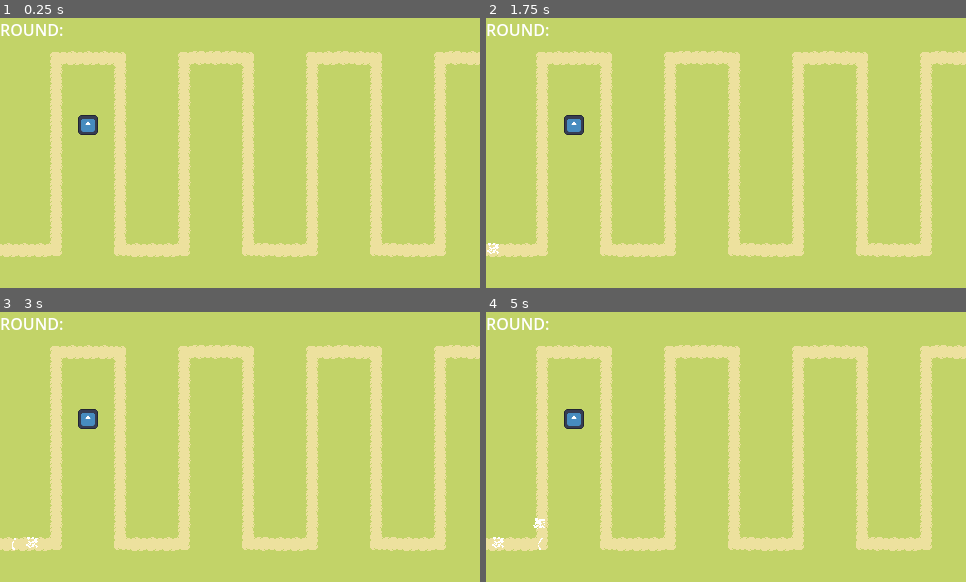
Above: before the commit, frames 1-4 (two rows, left to right).
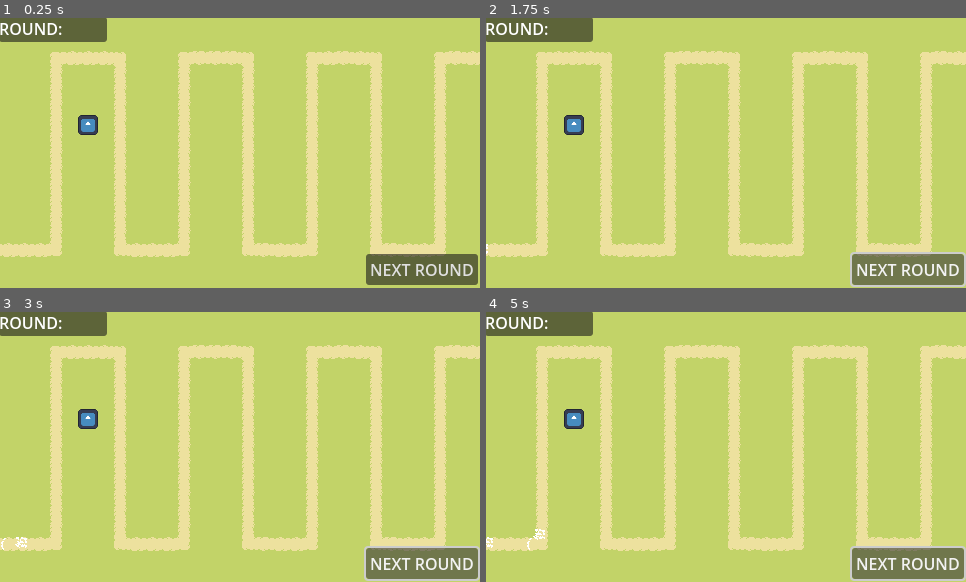
Above: after the commit, the same moments.

Repository: MindVisceral/BoneTD
Game: Godot game, scene res://Levels/Level1/Level1.tscn
The game is run twice, just before and just after one commit, with the same random seed, the same clock (stepped at 60 frames per second) and the same inputs. The engine's default icon, where the game draws it, is replaced by a stand-in: a white triangle on a blue panel in a dark square.
Inputs (mouse positions are in pixels of both pictures, inside the frame that each line leads up to):
- Up to frame 1 (0.25 s): no input
- Up to frame 2 (1.75 s): click (908, 269) at 0.5 s, where only the run after the commit has a clickable "NEXT ROUND"; click (908, 269) at 1.25 s, where only the run after the commit has a clickable "NEXT ROUND"
- Up to frame 3 (3 s): click (422, 563) at 2 s, where only the run after the commit has a clickable "NEXT ROUND"
- Up to frame 4 (5 s): tap Enter at 4.25 s

The runs differ from the first frame. In frame 1, 4.6% of the frame differs, in the area x 0-100%, y 0-99%; in frame 2, 5.1%; in frame 3, 5.2%; in frame 4, 5.3%, in the area x 0-100%, y 0-100%.

Commit message:
Round sys. basically done. Player controls rounds

Diff:
--- a/Entities/Towers/BaseTower.gd
+++ b/Entities/Towers/BaseTower.gd
@@ -130,7 +130,7 @@
 func new_enemy_in_range(Enemy: BaseEnemy) -> void:
 	EnemiesInRangeArray.append(Enemy)
 
-	print("ENTERED")
+	#print("ENTERED")
 
 	## A new Enemy has entered the Tower's range. Check if it should become the new current_target
 	change_current_target()
@@ -139,7 +139,7 @@
 func new_enemy_out_of_range(Enemy: BaseEnemy) -> void:
 	EnemiesInRangeArray.erase(Enemy)
 
-	print("EXITED")
+	#print("EXITED")
 
 	## This Enemy which just went out of range may have been the current_target.
 	change_current_target()
--- a/Levels/Level1/Level1.tscn
+++ b/Levels/Level1/Level1.tscn
@@ -429,11 +429,11 @@
 layer_0/name = "bottom layer"
 layer_0/tile_data = PackedInt32Array(0, 65536, 1, 65536, 65536, 1, 131072, 65536, 1, 196608, 65536, 1, 262144, 65536, 1 …(8967 unchanged characters)…
 layer_1/name = "walk layer"
-layer_1/z_index = 1
 layer_1/tile_data = PackedInt32Array(917504, 65536, 0, 917505, 65536, 0, 917506, 65536, 0, 917507, 131072, 2, 851971, 1 …(1902 unchanged characters)…
 
-[node name="RoundHandler" parent="." node_paths=PackedStringArray("path_reference") instance=ExtResource("2_7b7bi")]
+[node name="RoundHandler" parent="." node_paths=PackedStringArray("path_reference", "nextRound_button") instance=ExtResource("2_7b7bi")]
 path_reference = NodePath("../MovementPath")
+nextRound_button = NodePath("../TemporaryGUI/Button")
 number_of_rounds = 3
 
 [node name="BaseRound" parent="RoundHandler" instance=ExtResource("3_gmuuh")]
@@ -451,17 +451,49 @@
 offset = Vector2(240, 135)
 
 [node name="TemporaryGUI" type="Control" parent="."]
+custom_minimum_size = Vector2(470, 270)
 layout_mode = 3
 anchors_preset = 15
 anchor_right = 1.0
 anchor_bottom = 1.0
+offset_right = 470.0
+offset_bottom = 270.0
 grow_horizontal = 2
 grow_vertical = 2
 size_flags_horizontal = 4
 size_flags_vertical = 4
 
-[node name="Label" type="Label" parent="TemporaryGUI"]
+[node name="Panel" type="Panel" parent="TemporaryGUI"]
 layout_mode = 1
-offset_right = 40.0
+anchors_preset = 8
+anchor_left = 0.5
+anchor_top = 0.5
+anchor_right = 0.5
+anchor_bottom = 0.5
+offset_left = -236.0
+offset_top = -136.0
+offset_right = -128.0
+offset_bottom = -111.0
+grow_horizontal = 2
+grow_vertical = 2
+
+[node name="Label" type="Label" parent="TemporaryGUI/Panel"]
+layout_mode = 1
+offset_right = 68.0
 offset_bottom = 23.0
 text = "ROUND: "
+
+[node name="Button" type="Button" parent="TemporaryGUI"]
+layout_mode = 1
+anchors_preset = 15
+anchor_right = 1.0
+anchor_bottom = 1.0
+offset_left = 366.0
+offset_top = 236.0
+offset_right = 8.0
+offset_bottom = -3.0
+grow_horizontal = 2
+grow_vertical = 2
+action_mode = 0
+text = "NEXT ROUND
+"
--- a/Levels/RoundHandler.gd
+++ b/Levels/RoundHandler.gd
@@ -9,6 +9,10 @@
 
 ## Different Rounds that appear in this level
 @export var round_scenes: Array[PackedScene]
+
+## Button the Player presses to start the next round
+@export var nextRound_button: Button
+
 
 @export_group("Rounds")
 
@@ -37,6 +41,11 @@
 
 ## We use this instead of _ready() to avoid bugs.
 func initialize() -> void:
+
+	## Before anything happens, wait for the Player to start the next round
+	await nextRound_button.pressed
+
+	## Round started!
 	## Loop through all the Waves this round. We will make them happen in order,
 	## as dictated by the waves_in_order Array.
 	for round in rounds_in_order:
@@ -48,14 +57,15 @@
 		## (we get that specific Wave PackedScene), and we instantiate it.
 		var new_round = round_scenes[round].instantiate()
 		new_round.path_reference = path_reference
+		## Tell this Round who made it
+		new_round.round_handler = self
 		self.add_child(new_round)
 
 		new_round.initialize()
 
-		## Now we wait for Player Input to start the next Round.
-		await false
-		print("NEXT ROUND")
-
-##
-func round_is_over(round: BaseRound) -> void:
-	print("ROUND X IS OVER")
+		## We wait for this Round to be over before we start the next one.
+		await new_round.round_is_over_signal
+		print("ROUND: ", new_round, " IS OVER, queue_free-d")
+		## This round is over, now we can (and will) wait for the Player to start the next round
+		await nextRound_button.pressed
+		print("NEXT ROUND started")
--- a/Levels/Rounds/BaseRound.gd
+++ b/Levels/Rounds/BaseRound.gd
@@ -1,5 +1,9 @@
 class_name BaseRound
 extends Node2D
+
+###-------------------------------------------------------------------------###
+##### Exported variables
+###-------------------------------------------------------------------------###
 
 @export_group("References")
 
@@ -13,6 +17,14 @@
 ## This is an Array of numbers. "0" corresponds to the "0" Wave in the wave_scenes Array
 @export var waves_in_order: Array[int]
 
+
+###-------------------------------------------------------------------------###
+##### Misc. variables
+###-------------------------------------------------------------------------###
+
+## This signal is emmited when this Round is over (all the Enemies are dead and the Waves are gone)
+## Used by the RoundHandler node to start the next Round.
+signal round_is_over_signal
 
 ## We need a reference to the level's Path2D Node. The RoundHandler knows this and passes it.
 var path_reference: Path2D
@@ -39,20 +51,28 @@
 		## (we get that specific Wave PackedScene), and we instantiate it.
 		var new_wave = wave_scenes[wave].instantiate()
 		new_wave.path_reference = path_reference
-		print("NEW WAVE path: ", new_wave.path_reference)
+		## Tell this Wave who made it
+		new_wave.wave_round = self
+
 		self.get_parent().add_child(new_wave)
-
 		new_wave.initialize()
 
-		## Now we wait a moment before spawning the next Wave.
-		await true
+		## This Wave is ready, so add it to waves_left
+		waves_left.append(new_wave)
 
-## An Enemy that was spawned by this Wave is dead, so we will remove it from
-## the enemies_left_this_wave Array.
+		## Now we wait until the current Wave is done spawning all the Enemies.
+		## Then we start the next round immediately.
+		await new_wave.enemies_done_spawning
+		## NOTE: Could add time between waves here!
+
+
+## A Wave that was spawned by this Round is over, so we will remove it from
+## the waves_left Array.
 func wave_is_over(wave: BaseWave) -> void:
 	if wave in waves_left:
 		waves_left.erase(wave)
-		print("waves erased from Round")
+		print("WAVE: ", wave, " - ERASED FROM THIS ROUND")
+		print("WAVES LEFT: ", waves_left)
 
 	## Since all the Enemies are dead, this Wave can be removed too.
 	if waves_left.is_empty():
@@ -62,6 +82,6 @@
 func round_is_over() -> void:
 	## We must tell the RoundHandler (that this Round is a part of) that it's over.
 	## Now the next Round can begin.
-	round_handler.round_is_over(self)
-	print("ROUND", self, " IS OVER, queue_free()")
+	round_is_over_signal.emit()
+
 	queue_free()
--- a/Levels/Rounds/BaseRound.tscn
+++ b/Levels/Rounds/BaseRound.tscn
@@ -5,5 +5,5 @@
 
 [node name="BaseRound" type="Node2D"]
 script = ExtResource("1_uus8k")
-wave_scenes = Array[PackedScene]([ExtResource("2_5b1hq"), ExtResource("2_5b1hq")])
-waves_in_order = Array[int]([0, 0])
+wave_scenes = Array[PackedScene]([ExtResource("2_5b1hq")])
+waves_in_order = Array[int]([0, 0, 0])
--- a/Levels/Waves/BaseWave.gd
+++ b/Levels/Waves/BaseWave.gd
@@ -1,5 +1,9 @@
 class_name BaseWave
 extends Node2D
+
+###-------------------------------------------------------------------------###
+##### Exported variables
+###-------------------------------------------------------------------------###
 
 @export_group("References")
 
@@ -20,6 +24,10 @@
 ###-------------------------------------------------------------------------###
 ##### Misc. variables
 ###-------------------------------------------------------------------------###
+
+## This signal is emmited when all the Enemies are done spawning.
+## Used by this Wave's Round node to start the next wave.
+signal enemies_done_spawning
 
 ## We need a reference to the level's Path2D Node. The Round Nodes know this and pass it on.
 var path_reference: Path2D
@@ -53,6 +61,12 @@
 		## Now we wait a moment before spawning the next Enemy.
 		await get_tree().create_timer(time_between_enemies_this_wave[enemy]).timeout
 
+	## All Enemies have been spawned already.
+	## Send a signal to the Round (that this Wave is a part of) to send in the next Wave.
+	enemies_done_spawning.emit()
+
+	## This wave is done and now it waits until all of its Enemies are dead.
+
 ## An Enemy that was spawned by this Wave is dead, so we will remove it from
 ## the enemies_left_this_wave Array.
 func enemy_is_dead(enemy: BaseEnemy) -> void:
@@ -61,6 +75,7 @@
 
 	## Since all the Enemies are dead, this Wave can be removed too.
 	if enemies_left_this_wave.is_empty():
+		print("WAVE: ALL ENEMIES IN WAVE ", self, " ARE DEAD")
 		wave_is_over()
 
 ## This Wave is over, it should be queue_free-d.
@@ -69,6 +84,6 @@
 	## Once all the Waves are over, the next Round can begin.
 	if wave_round:
 		wave_round.wave_is_over(self)
+		print("WAVE: ", self, " - I AM OVER")
 
-	print("WAVE ", self, " IS OVER")
 	queue_free()
